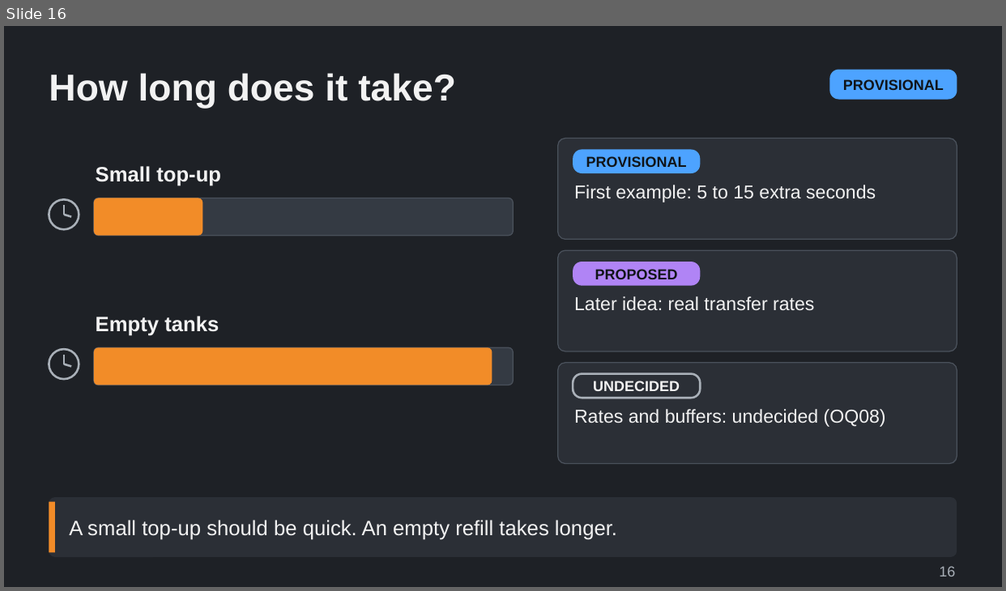
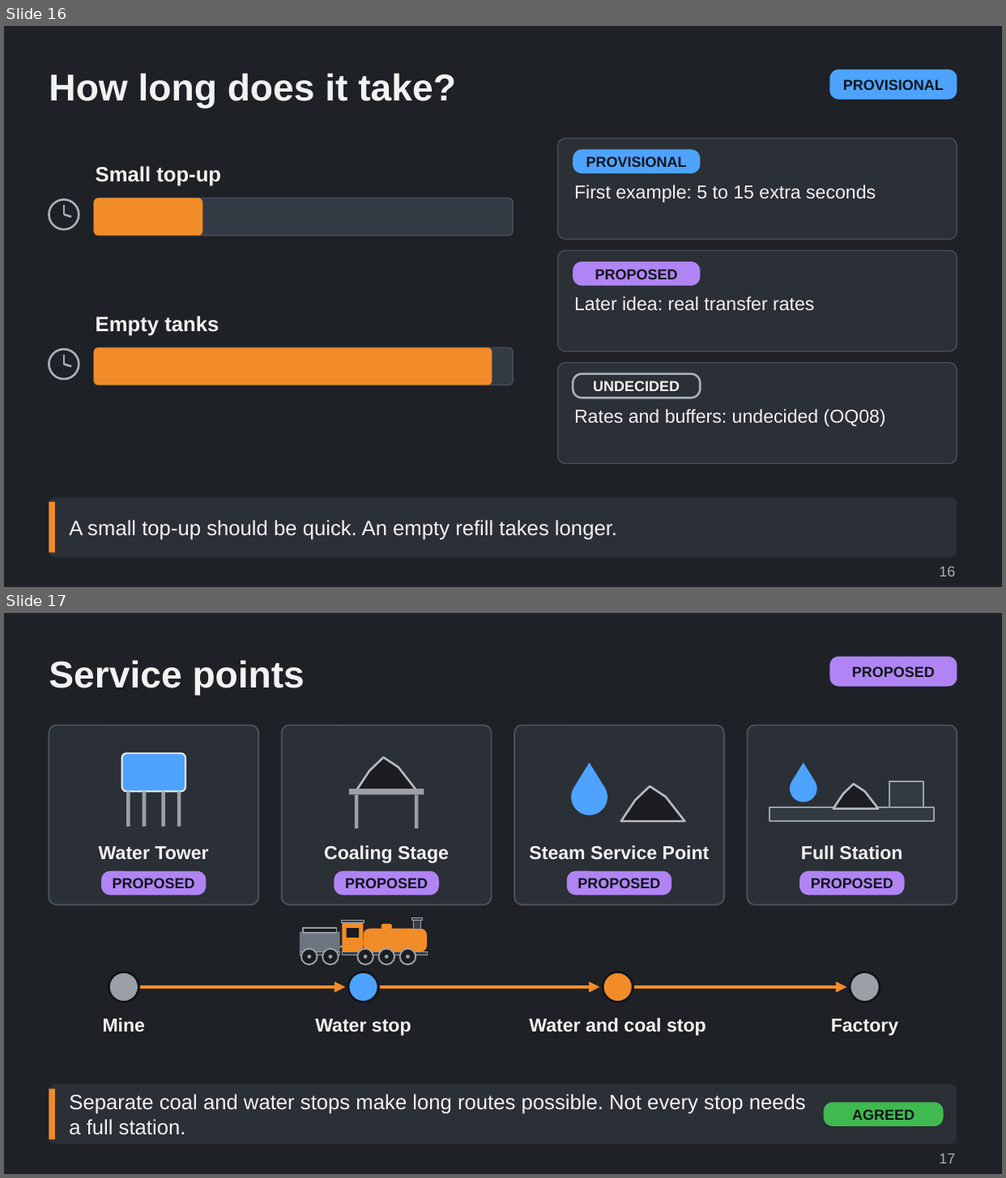
Before and after one commit to Tarenkookoo/Satisfactory---Early-Locomotion, a slide deck: Reporting/Claude Presents/Deck3_Servicing/Coal_Water_and_Servicing_Explained.pptx. Shown one above the other, each under a label of ours: slide 16 before the commit, slides 16 and 17 after it. The pictures are 1006x591 and 1006x1178 pixels, drawn with LibreOffice and Linux fonts; fonts in the diff are those of the drawing. Boxes give left, top, right and bottom in pixels: in the first picture for what was removed or moved away, otherwise in the second. Text is boxed around its words. In the diff, an @@ line names an element or a change of style, - is before the commit and + after.

```diff
--- a/Reporting/Claude Presents/Deck3_Servicing/Coal_Water_and_Servicing_Explained.pptx
+++ b/Reporting/Claude Presents/Deck3_Servicing/Coal_Water_and_Servicing_Explained.pptx
@@ slide 17 added at box(4, 613, 1002, 1174), background #1E2126 @@
@@ title added at box(49, 660, 305, 696), 36 pt, text #F2F2F2, bold @@
+Service points
@@ rounded rectangle added at box(829, 657, 957, 687), fill #B084F5, 14 pt, text #101418, bold @@
+PROPOSED
@@ group added at box(49, 726, 957, 1036): 17 rectangles, 14 ellipses, 13 rounded rectangles, 8 texts, 5 freeform shapes, 3 arrows @@
+Water Tower
+PROPOSED
+Coaling Stage
+PROPOSED
+Steam Service Point
+PROPOSED
+Full Station
+PROPOSED
+Mine
+Water stop
+Water and coal stop
+Factory
@@ rounded rectangle added at box(49, 1084, 957, 1144), fill #2B2F36 @@
@@ rectangle added at box(49, 1089, 55, 1140), fill #F28C28 @@
@@ text added at box(69, 1094, 806, 1135), 20 pt, text #F2F2F2 @@
+Separate coal and water stops make long routes possible. Not every stop needs a full station.
@@ rounded rectangle added at box(824, 1102, 944, 1127), fill #3FB950, 14 pt, text #101418, bold @@
+AGREED
@@ text added at box(939, 1153, 955, 1164), 14 pt, text #A9B0B8 @@
+17
```
Also in this commit, not shown: 7 other slides added, 4 other files.
